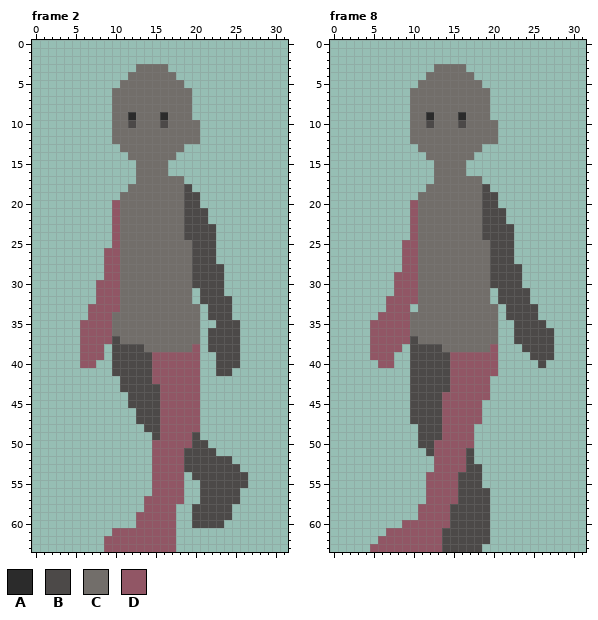
Pixel-art file, stored at assets/art/characters/asprite/character-walkcycle.aseprite. The picture above is the old version.
32x64 pixels, 8 frames. Shown: frame 2, frame 8. The commit also changed other frames, which this record leaves out.
Visible layers, top first: "eyes", "front-arm", "back-arm", "r-leg", "l-leg", "torso".
Palette (. is transparent): A #2b2b2b  B #4c4948  C #726e6a  D #915665
Pixels before, frame 2, first column x 6:
 3 .......CCCC..........
 4 ......CCCCCC.........
 5 .....CCCCCCCC........
 6 ....CCCCCCCCCC.......
 7 ....CCCCCCCCCC.......
 8 ....CCCCCCCCCC.......
 9 ....CCACCCACCC.......
10 ....CCBCCCBCCCC......
11 ....CCCCCCCCCCC......
12 ....CCCCCCCCCCC......
13 .....CCCCCCCC........
14 ......CCCCCC.........
15 .......CCCC..........
16 .......CCCC..........
17 .......CCCCCC........
18 ......CCCCCCCB.......
19 .....CCCCCCCCBB......
20 ....DCCCCCCCCBB......
21 ....DCCCCCCCCBBB.....
22 ....DCCCCCCCCBBB.....
23 ....DCCCCCCCCBBBB....
24 ....DCCCCCCCCBBBB....
25 ....DCCCCCCCCCBBB....
26 ...DDCCCCCCCCCBBB....
27 ...DDCCCCCCCCCBBB....
28 ...DDCCCCCCCCCBBBB...
29 ...DDCCCCCCCCCBBBB...
30 ..DDDCCCCCCCCCBBBB...
31 ..DDDCCCCCCCCC.BBB...
32 ..DDDCCCCCCCCC.BBBB..
33 .DDDDCCCCCCCCCC.BBB..
34 .DDDCCCCCCCCCCC.BBB..
35 DDDDCCCCCCCCCCC..BBB.
36 DDDDCCCCCCCCCCC.BBBB.
37 DDDDBCCCCCCCCCC.BBBB.
38 DDD.BBBBCCCCCCD.BBBB.
39 DDD.BBBBBDDDDDD..BBB.
40 DD..BBBBBDDDDDD..BBB.
41 ....BBBBBDDDDDD..BB..
42 .....BBBBDDDDDD......
43 .....BBBBBDDDDD......
44 ......BBBBDDDDD......
45 ......BBBBDDDDD......
46 .......BBBDDDDD......
47 .......BBBDDDDD......
48 ........BBDDDDD......
49 .........BDDDDB......
50 .........DDDDDBB.....
51 .........DDDDBBBB....
52 .........DDDDBBBBBB..
53 .........DDDDBBBBBBB.
54 .........DDDD.BBBBBBB
55 .........DDDD..BBBBBB
56 .........DDDD..BBBBB.
57 ........DDDDD..BBBBB.
58 ........DDDD..BBBBB..
59 .......DDDDD..BBBBB..
60 .......DDDDD..BBBB...
61 ....DDDDDDDD.........
62 ...DDDDDDDDD.........
63 ...DDDDDDDDD.........
Pixels before, frame 8, first column x 5:
 3 ........CCCC...........
 4 .......CCCCCC..........
 5 ......CCCCCCCC.........
 6 .....CCCCCCCCCC........
 7 .....CCCCCCCCCC........
 8 .....CCCCCCCCCC........
 9 .....CCACCCACCC........
10 .....CCBCCCBCCCC.......
11 .....CCCCCCCCCCC.......
12 .....CCCCCCCCCCC.......
13 ......CCCCCCCC.........
14 .......CCCCCC..........
15 ........CCCC...........
16 ........CCCC...........
17 ........CCCCCC.........
18 .......CCCCCCCB........
19 ......CCCCCCCCBB.......
20 .....DCCCCCCCCBB.......
21 .....DCCCCCCCCBBB......
22 .....DCCCCCCCCBBB......
23 .....DCCCCCCCCBBBB.....
24 .....DCCCCCCCCBBBB.....
25 ....DDCCCCCCCCCBBB.....
26 ....DDCCCCCCCCCBBB.....
27 ....DDCCCCCCCCCBBB.....
28 ....DDCCCCCCCCCBBBB....
29 ...DDDCCCCCCCCCBBBB....
30 ...DDDCCCCCCCCCBBBB....
31 ...DDDCCCCCCCCC.BBBB...
32 ..DDDDCCCCCCCCC.BBBB...
33 ..DDD.CCCCCCCCCC.BBBB..
34 .DDDDCCCCCCCCCCC.BBBB..
35 DDDDDCCCCCCCCCCC..BBBB.
36 DDDDDCCCCCCCCCCC..BBBBB
37 DDDDDBCCCCCCCCCC..BBBBB
38 DDDD.BBBBCCCCCCD...BBBB
39 DDD..BBBBBDDDDDD....BBB
40 .DD..BBBBBDDDDDD.....B.
41 .....BBBBBDDDDDD.......
42 .....BBBBBDDDDD........
43 .....BBBBBDDDDD........
44 .....BBBBDDDDDD........
45 .....BBBBDDDDD.........
46 .....BBBBDDDDD.........
47 .....BBBBDDDDD.........
48 ......BBBDDDD..........
49 ......BBBDDDD..........
50 ......BBDDDDD..........
51 .......BDDDDB..........
52 ........DDDDB..........
53 ........DDDDBB.........
54 .......DDDDBBB.........
55 .......DDDDBBB.........
56 .......DDDDBBBB........
57 .......DDDDBBBB........
58 ......DDDDBBBBB........
59 ......DDDDBBBBB........
60 ....DDDDDDBBBBB........
61 ..DDDDDDDBBBBBB........
62 .DDDDDDDDBBBBBB........
63 DDDDDDDDDBBBBB.........
The result:
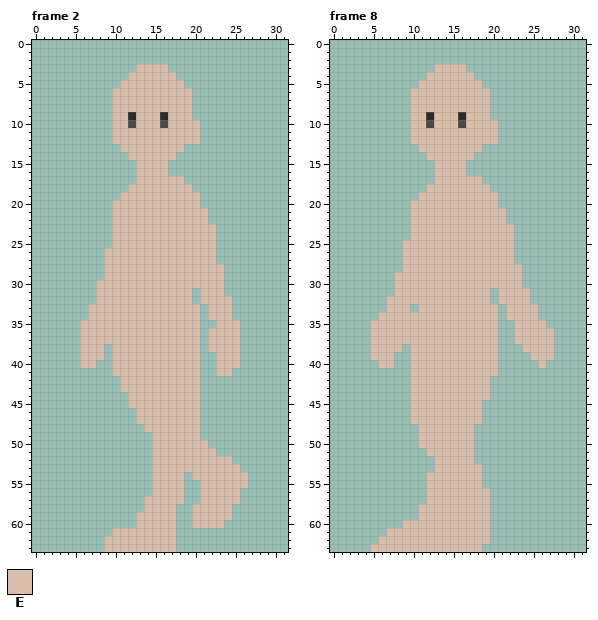
Colours new in this view: E #d9beac
Difference:
layer "skin" now shown
Changed rows in their new state; - is an unchanged pixel.
Frame 2, layer "skin":
first column x 6:
 3 -------EEEE----------
 4 ------EEEEEE---------
 5 -----EEEEEEEE--------
 6 ----EEEEEEEEEE-------
 7 ----EEEEEEEEEE-------
 8 ----EEEEEEEEEE-------
 9 ----EE-EEE-EEE-------
10 ----EE-EEE-EEEE------
11 ----EEEEEEEEEEE------
12 ----EEEEEEEEEEE------
13 -----EEEEEEEE--------
14 ------EEEEEE---------
15 -------EEEE----------
16 -------EEEE----------
17 -------EEEEEE--------
18 ------EEEEEEEE-------
19 -----EEEEEEEEEE------
20 ----EEEEEEEEEEE------
21 ----EEEEEEEEEEEE-----
22 ----EEEEEEEEEEEE-----
23 ----EEEEEEEEEEEEE----
24 ----EEEEEEEEEEEEE----
25 ----EEEEEEEEEEEEE----
26 ---EEEEEEEEEEEEEE----
27 ---EEEEEEEEEEEEEE----
28 ---EEEEEEEEEEEEEEE---
29 ---EEEEEEEEEEEEEEE---
30 --EEEEEEEEEEEEEEEE---
31 --EEEEEEEEEEEE-EEE---
32 --EEEEEEEEEEEE-EEEE--
33 -EEEEEEEEEEEEEE-EEE--
34 -EEEEEEEEEEEEEE-EEE--
35 EEEEEEEEEEEEEEE--EEE-
36 EEEEEEEEEEEEEEE-EEEE-
37 EEEEEEEEEEEEEEE-EEEE-
38 EEE-EEEEEEEEEEE-EEEE-
39 EEE-EEEEEEEEEEE--EEE-
40 EE--EEEEEEEEEEE--EEE-
41 ----EEEEEEEEEEE--EE--
42 -----EEEEEEEEEE------
43 -----EEEEEEEEEE------
44 ------EEEEEEEEE------
45 ------EEEEEEEEE------
46 -------EEEEEEEE------
47 -------EEEEEEEE------
48 --------EEEEEEE------
49 ---------EEEEEE------
50 ---------EEEEEEE-----
51 ---------EEEEEEEE----
52 ---------EEEEEEEEEE--
53 ---------EEEEEEEEEEE-
54 ---------EEEE-EEEEEEE
55 ---------EEEE--EEEEEE
56 ---------EEEE--EEEEE-
57 --------EEEEE--EEEEE-
58 --------EEEE--EEEEE--
59 -------EEEEE--EEEEE--
60 -------EEEEE--EEEE---
61 ----EEEEEEEE---------
62 ---EEEEEEEEE---------
63 ---EEEEEEEEE---------
Frame 8, layer "skin":
first column x 5:
 3 --------EEEE-----------
 4 -------EEEEEE----------
 5 ------EEEEEEEE---------
 6 -----EEEEEEEEEE--------
 7 -----EEEEEEEEEE--------
 8 -----EEEEEEEEEE--------
 9 -----EE-EEE-EEE--------
10 -----EE-EEE-EEEE-------
11 -----EEEEEEEEEEE-------
12 -----EEEEEEEEEEE-------
13 ------EEEEEEEE---------
14 -------EEEEEE----------
15 --------EEEE-----------
16 --------EEEE-----------
17 --------EEEEEE---------
18 -------EEEEEEEE--------
19 ------EEEEEEEEEE-------
20 -----EEEEEEEEEEE-------
21 -----EEEEEEEEEEEE------
22 -----EEEEEEEEEEEE------
23 -----EEEEEEEEEEEEE-----
24 -----EEEEEEEEEEEEE-----
25 ----EEEEEEEEEEEEEE-----
26 ----EEEEEEEEEEEEEE-----
27 ----EEEEEEEEEEEEEE-----
28 ----EEEEEEEEEEEEEEE----
29 ---EEEEEEEEEEEEEEEE----
30 ---EEEEEEEEEEEEEEEE----
31 ---EEEEEEEEEEEE-EEEE---
32 --EEEEEEEEEEEEE-EEEE---
33 --EEE-EEEEEEEEEE-EEEE--
34 -EEEEEEEEEEEEEEE-EEEE--
35 EEEEEEEEEEEEEEEE--EEEE-
36 EEEEEEEEEEEEEEEE--EEEEE
37 EEEEEEEEEEEEEEEE--EEEEE
38 EEEE-EEEEEEEEEEE---EEEE
39 EEE--EEEEEEEEEEE----EEE
40 -EE--EEEEEEEEEEE-----E-
41 -----EEEEEEEEEEE-------
42 -----EEEEEEEEEE--------
43 -----EEEEEEEEEE--------
44 -----EEEEEEEEEE--------
45 -----EEEEEEEEE---------
46 -----EEEEEEEEE---------
47 -----EEEEEEEEE---------
48 ------EEEEEEE----------
49 ------EEEEEEE----------
50 ------EEEEEEE----------
51 -------EEEEEE----------
52 --------EEEEE----------
53 --------EEEEEE---------
54 -------EEEEEEE---------
55 -------EEEEEEE---------
56 -------EEEEEEEE--------
57 -------EEEEEEEE--------
58 ------EEEEEEEEE--------
59 ------EEEEEEEEE--------
60 ----EEEEEEEEEEE--------
61 --EEEEEEEEEEEEE--------
62 -EEEEEEEEEEEEEE--------
63 EEEEEEEEEEEEEE---------
Boxes around the changes in both pictures, in picture pixels (x1, y1, x2, y2):
changed: (80, 64, 248, 552)
changed: (370, 64, 554, 552)
